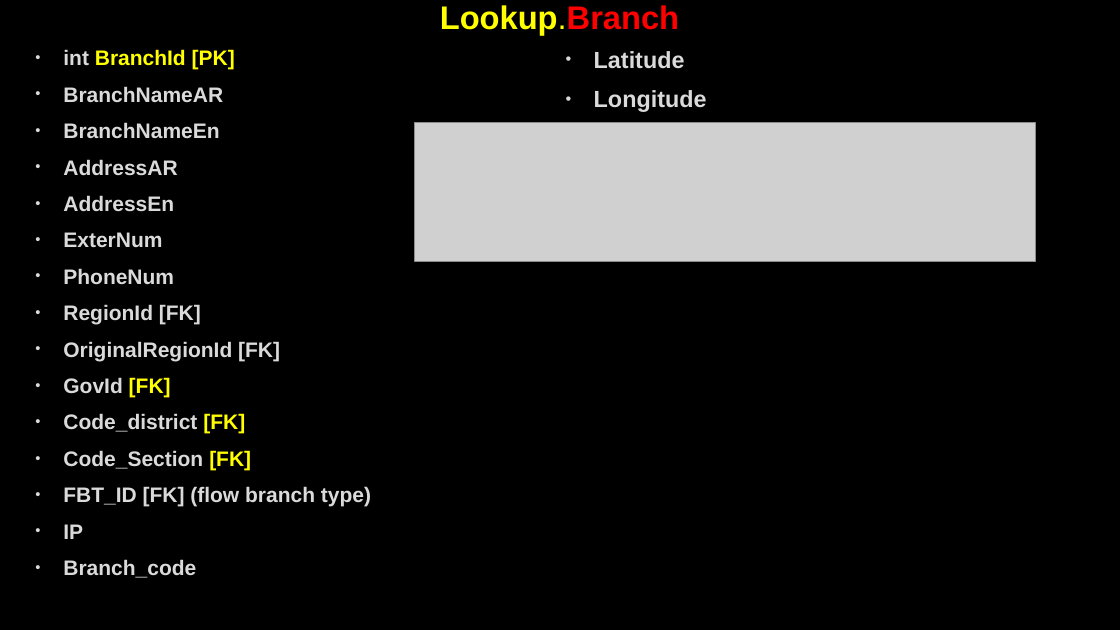
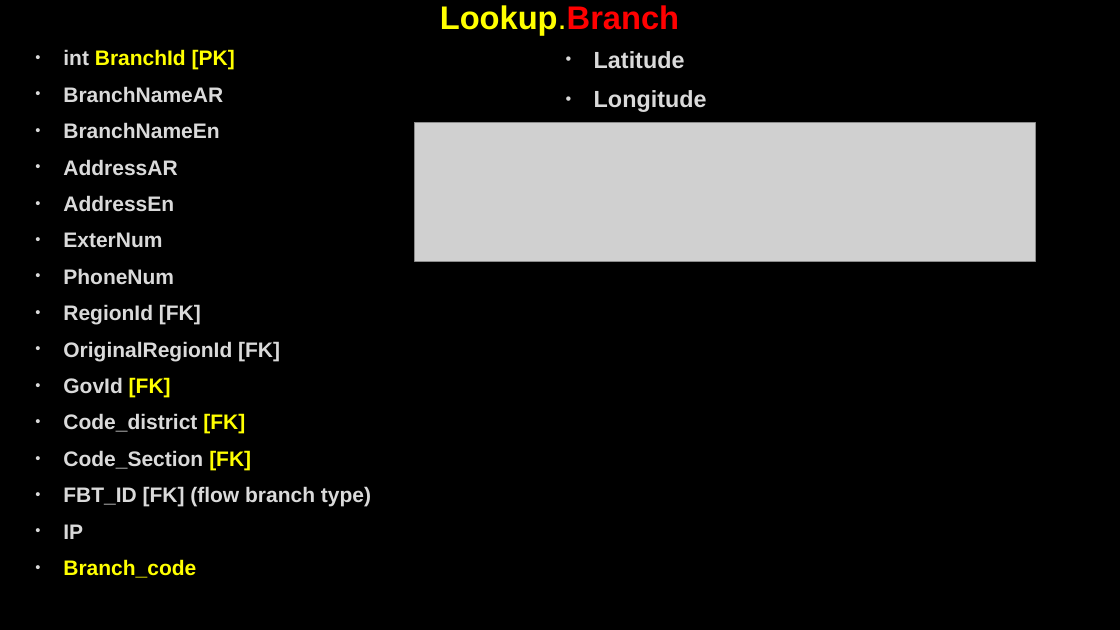
Before and after one commit to AhmedMohamedSamir1/Summary, a slide deck: slide 68 of Dot Net/Business.pptx (slide 28 before the commit). Drawn at 1120x630 pixels with LibreOffice and Linux fonts; fonts in the diff are those of the drawing; grey boxes stand for pictures; background and template pictures are left out. Boxes give left, top, right and bottom in pixels: in the first picture for what was removed or moved away, otherwise in the second. Text is boxed around its words. In the diff, an @@ line names an element or a change of style, - is before the commit and + after.

```diff
--- a/Dot Net/Business.pptx
+++ b/Dot Net/Business.pptx
@@ text at (63, 559, 196, 578): text colour #DADADA to #FFFF00 in "Branch_code" @@
```
Also in this commit, not shown: 27 other slides changed, 64 slides added, 16 slides removed, 8 other files.
